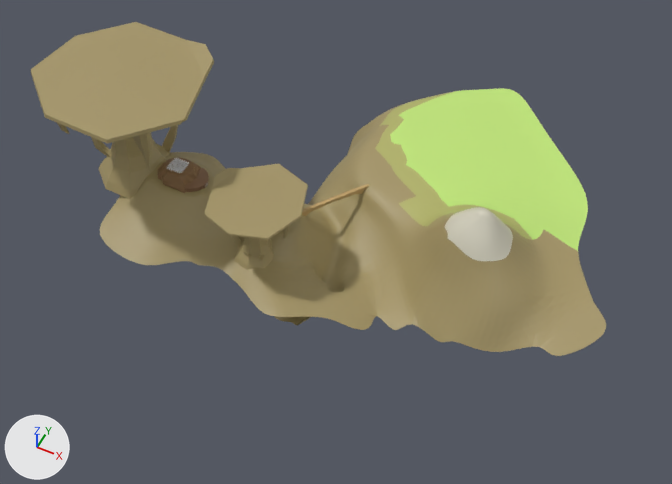
An edit to the Blender file 3d blender/game map save 1.blend, drawn before and after from the same camera.
Rendered twice from a camera (50 mm lens) standing at (2853.0, -3483.0, 4299.0) and looking at (1076.0, 71.0, -143.0). Lighting does not change. The marker at lower left points along +X, +Y and +Z.
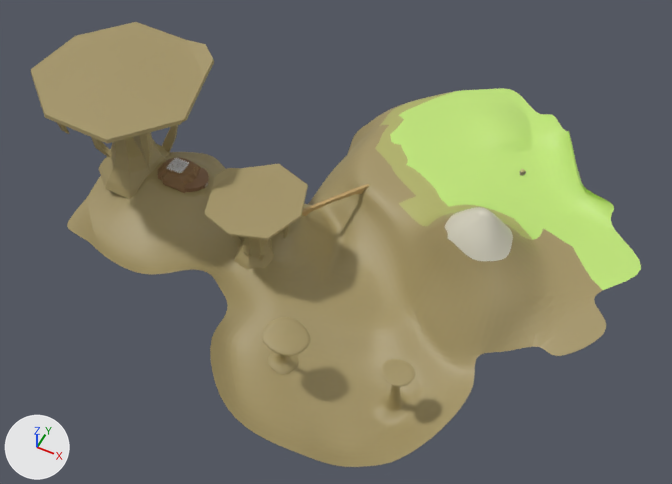
What differs and where, as boxes (x1, y1, x2, y2) in the pictures (672 x 484 px):
'Plane.014', reshaped (13% wider, 41% taller)
    before: (100, 88, 606, 356)
    after: (67, 88, 641, 467)
part 1 of me_plane_014, built on
    before: (260, 228, 412, 330)
    after: (67, 176, 481, 467)
part 2 of me_plane_014, built on
    before: (451, 88, 588, 251)
    after: (406, 88, 641, 290)

The change, as a diff of the scene's bpy script:
```diff
--- a/3d blender/game map save 1.blend.py
+++ b/3d blender/game map save 1.blend.py
@@ me_plane_014 @@
 # used by ob_plane_014; location = (197.0, 0.0, 20.0); scale = (35.3, 35.3, 35.3)
-me_plane_014.from_pydata(...)  # 428 vertices, 396 faces; spans x -18.1..76.0, y -17.3..56.2, z -17.8..12.6
+me_plane_014.from_pydata(...)  # 671 vertices, 632 faces; spans x -26.1..79.5, y -38.1..56.2, z -17.8..12.6
+# me_plane_014 part 1: 3 vertices moved from x 27.3..36.0, y -5.3..2.9, z -10.2..-8.7 to x 28.1..37.4, y -3.7..2.9, z -9.4..-8.8; 22 vertices removed from x 19.0..42.5, y -16.7..-1.8, z -12.6..-6.1; 215 vertices added at x -26.1..58.4, y -38.1..11.5, z -11.3..2.0
+# me_plane_014 part 2: 5 vertices moved from x 48.5..63.3, y 23.6..38.6, z -1.6..-0.8 to x 45.3..56.4, y 23.6..47.0, z -1.8..-0.6; 4 vertices removed from x 38.6..64.5, y 22.2..45.1, z -2.0..-0.7; 54 vertices added at x 33.7..79.5, y 15.6..47.3, z -1.5..4.0
 me_plane_014.materials.append(mat_sand)
```
